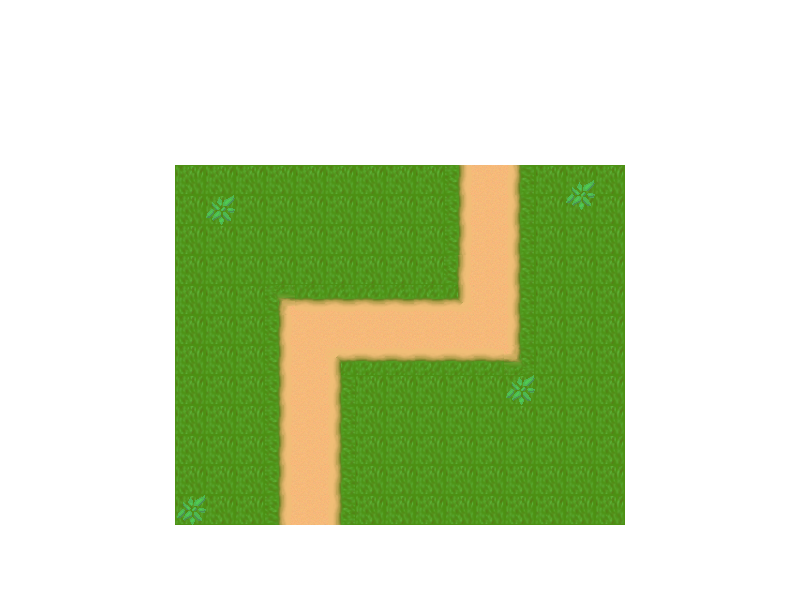
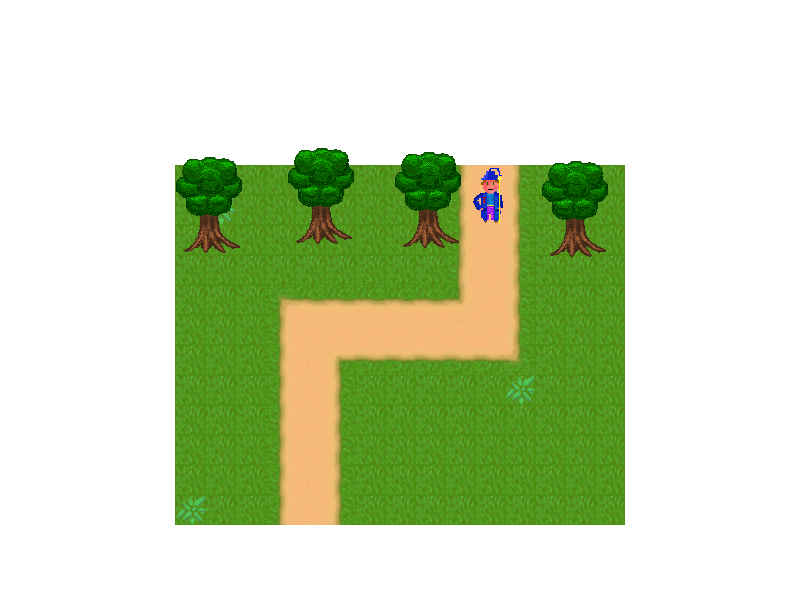
The second 800 × 600 image is a revision of the first. Changes to its layers:
added layer "Capa 98" above "Capa 96" over [176, 157, 242, 253]
added layer "Capa 96" above "Capa 94" over [542, 161, 608, 257]
added layer "Capa 94" above "Capa 92" over [395, 152, 461, 248]
added layer "Capa 92" above "Capa 91" over [288, 148, 354, 244]
added layer "Capa 91" above "Capa 90" over [473, 168, 503, 223]
